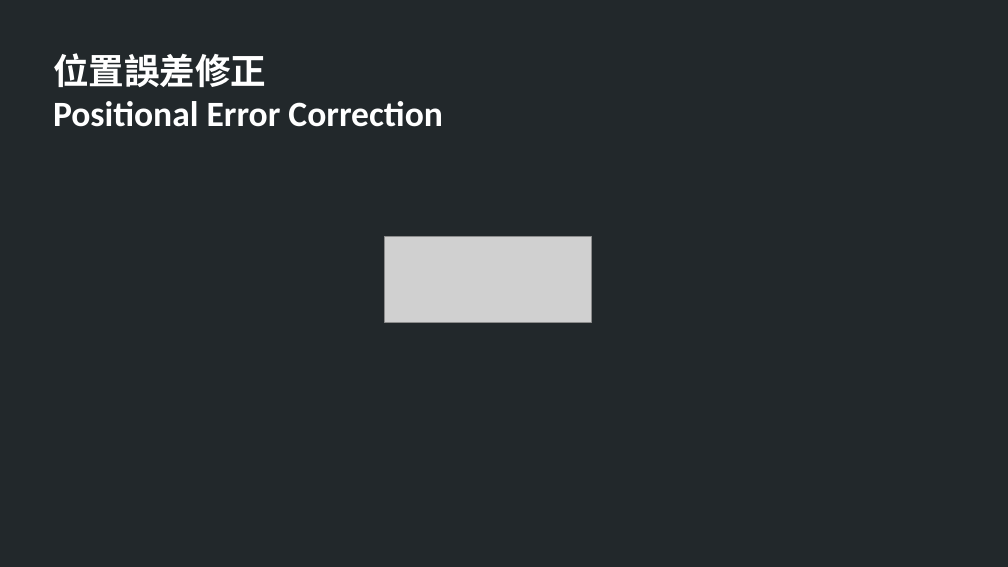
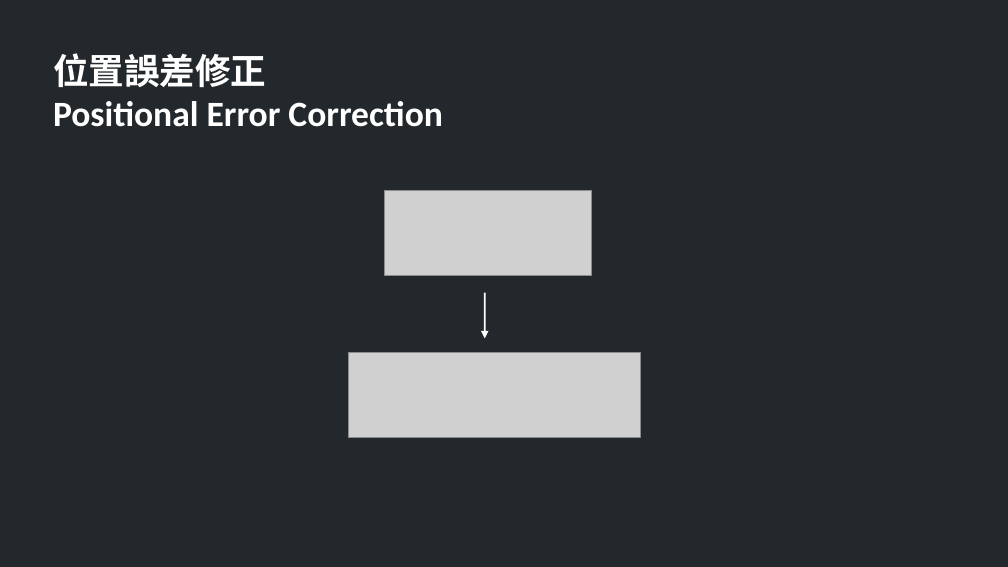
Before and after one commit to TheAllenChou/unity-physics-constraints, a slide deck: slide 3 of slides/03-soft-constraints-mandarin.odp. Drawn at 1008x567 pixels with LibreOffice and Linux fonts; fonts in the diff are those of the drawing; grey boxes stand for pictures. Boxes give left, top, right and bottom in pixels: in the first picture for what was removed or moved away, otherwise in the second. Text is boxed around its words. In the diff, an @@ line names an element or a change of style, - is before the commit and + after.

```diff
--- a/slides/03-soft-constraints-mandarin.odp
+++ b/slides/03-soft-constraints-mandarin.odp
@@ picture: place and size @@
-picture at (384,237,592,322)
+picture at (384,190,592,275)
@@ arrow added from (485, 293) to (485, 338), #FFFFFF 1.5 pt @@
@@ picture added at (349,352,641,437) @@
```
Also in this commit, not shown: 2 other slides changed.
